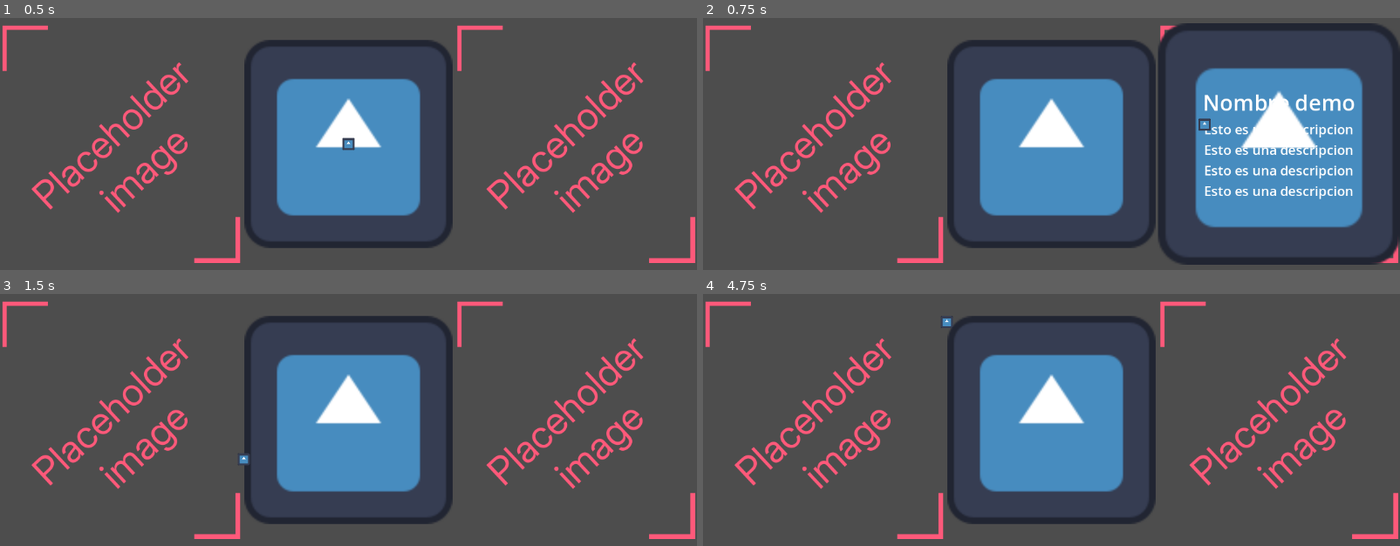
Above: before the commit, frames 1-4 (two rows, left to right).
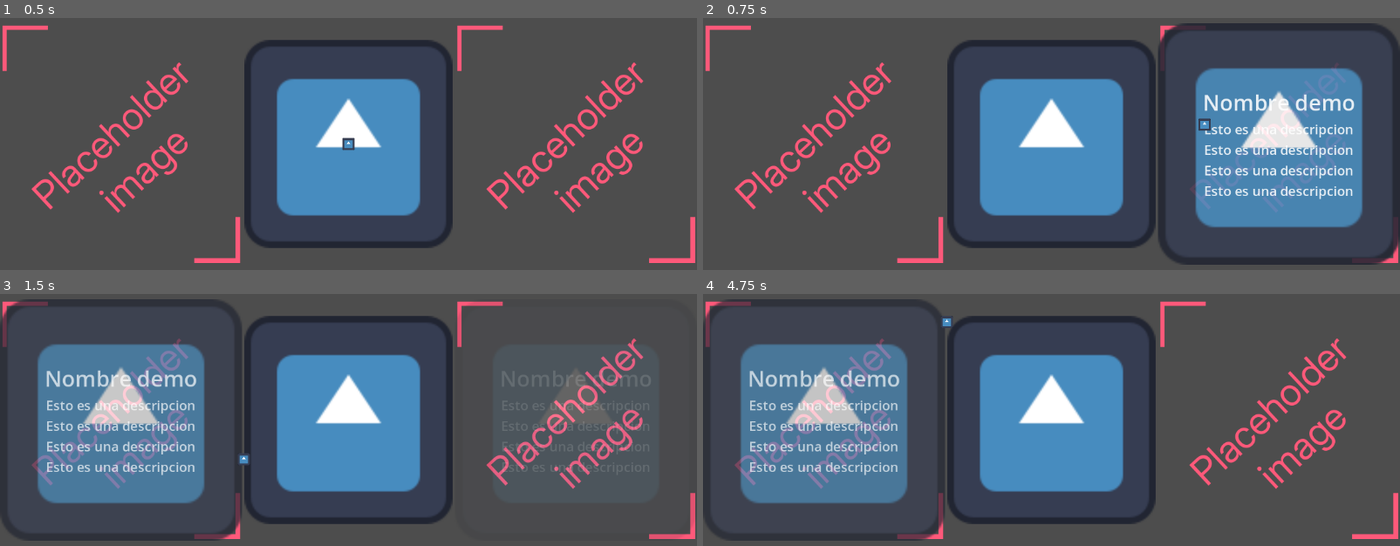
Above: after the commit, the same moments.

Repository: Nokorpo/gato-godot-accessibility-toolkit
Game: Godot game, scene res://modules/demo_selector/demo_selector.tscn
The game is run twice, just before and just after one commit, with the same random seed, the same clock (stepped at 60 frames per second) and the same inputs. The engine's default icon, where the game draws it, is replaced by a stand-in: a white triangle on a blue panel in a dark square.
Inputs (mouse positions are in pixels of both pictures, inside the frame that each line leads up to):
- Up to frame 1 (0.5 s): no input
- Up to frame 2 (0.75 s): tap Enter at 0.5 s; move the mouse to (1204, 123) at 0.52 s; hold Shift from 0.53 s (still down); click (1204, 123) at 0.67 s
- Up to frame 3 (1.5 s): release Shift at 1.25 s; tap Space at 1.25 s; drag from (209, 440) to (313, 498) at 1.27 s
- Up to frame 4 (4.75 s): tap Enter at 2, 3.5 s; move the mouse to (1121, 334) at 2.02 s; tap Ctrl at 2.1 s; click (1121, 334) at 2.17 s; tap Space at 2.75, 4.25 s; drag from (1016, 498) to (842, 362) at 2.77 s; move the mouse to (1260, 477) at 3.52 s; tap Alt at 3.6 s; click (1260, 477) at 3.67 s; drag from (842, 362) to (946, 321) at 4.27 s

Frame 1 is identical in both runs. In frame 2, 0.3% of the frame differs, in the area x 65-100%, y 3-98%; in frame 3, 21%, in the area x 0-100%, y 2-98%; in frame 4, 19%.

Commit message:
Add transitions when button is hovered

Diff:
--- a/modules/demo_selector/demo_preview.gd
+++ b/modules/demo_selector/demo_preview.gd
@@ -10,7 +10,14 @@
 	print("click")
 
 func _on_mouse_entered() -> void:
-	$Hover.visible = true
+	var hover: Control = $Hover
+	hover.modulate = Color.TRANSPARENT
+	hover.visible = true
+	create_tween().tween_property(hover, "modulate", Color.WHITE, .25)
 
 func _on_mouse_exited() -> void:
-	$Hover.visible = false
+	var hover: Control = $Hover
+	var tween: Tween = create_tween()
+	tween.tween_property(hover, "modulate", Color.TRANSPARENT, .25)
+	await tween.finished
+	hover.visible = false
--- a/modules/demo_selector/tests/test_demo_preview.gd
+++ b/modules/demo_selector/tests/test_demo_preview.gd
@@ -27,6 +27,7 @@
 
 	func test_hover_hides_title_and_description():
 		var preview: DemoPreview = add_child_autofree(demo_preview_scene.instantiate())
-		preview._on_mouse_exited()
+		preview.find_child("Hover").visible = true
+		await preview._on_mouse_exited()
 		assert_false(preview.find_child("Title").is_visible_in_tree())
 		assert_false(preview.find_child("Description").is_visible_in_tree())
